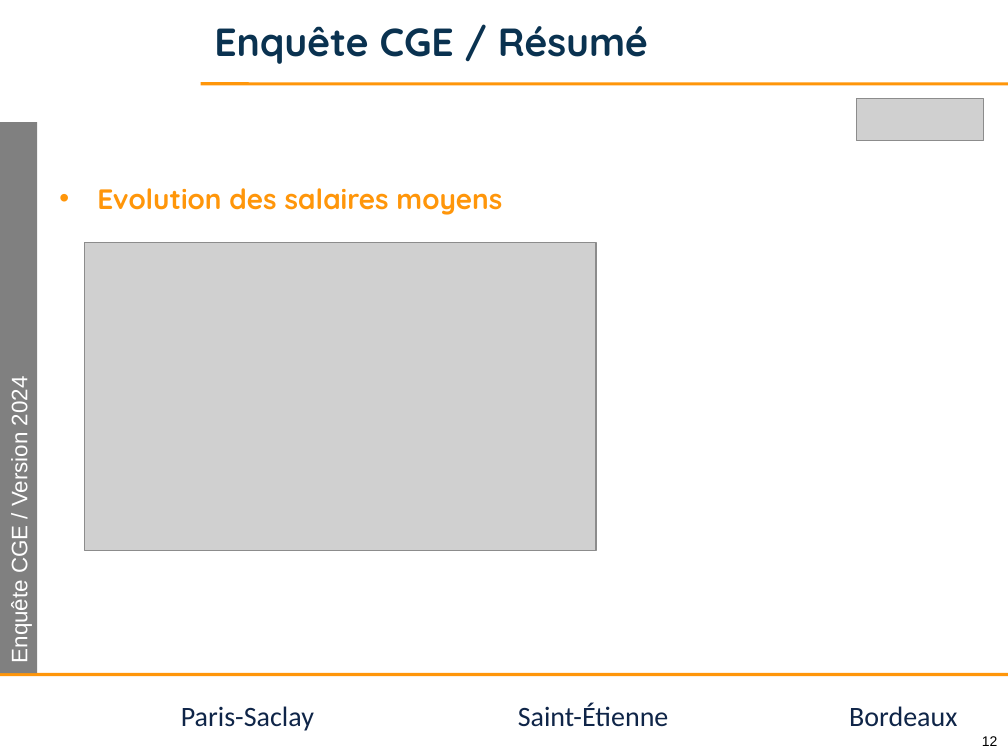
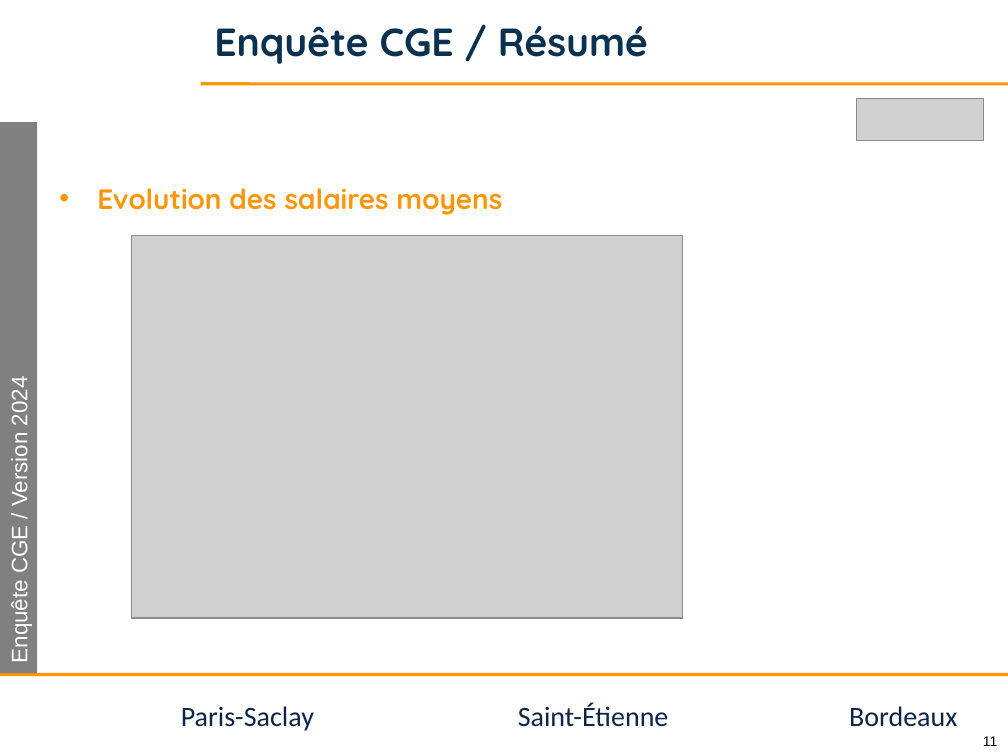
Before and after one commit to jvillemejane/jvillemejane, a slide deck: slide 11 of Presentations/2024_COPERF_CGE.pptx (slide 12 before the commit). Drawn at 1008x756 pixels with LibreOffice and Linux fonts; fonts in the diff are those of the drawing; grey boxes stand for pictures; background and template pictures are left out. Boxes give left, top, right and bottom in pixels: in the first picture for what was removed or moved away, otherwise in the second. Text is boxed around its words. In the diff, an @@ line names an element or a change of style, - is before the commit and + after.

```diff
--- a/Presentations/2024_COPERF_CGE.pptx
+++ b/Presentations/2024_COPERF_CGE.pptx
@@ picture: place and size @@
-picture at <box>85,243,597,550</box>
+picture at <box>131,236,682,619</box>
@@ page number at <box>983,736,997,746</box>: text changed @@
-12
+11
```
Also in this commit, not shown: 6 other slides changed, 2 slides added, 3 slides removed, 1 other file.
